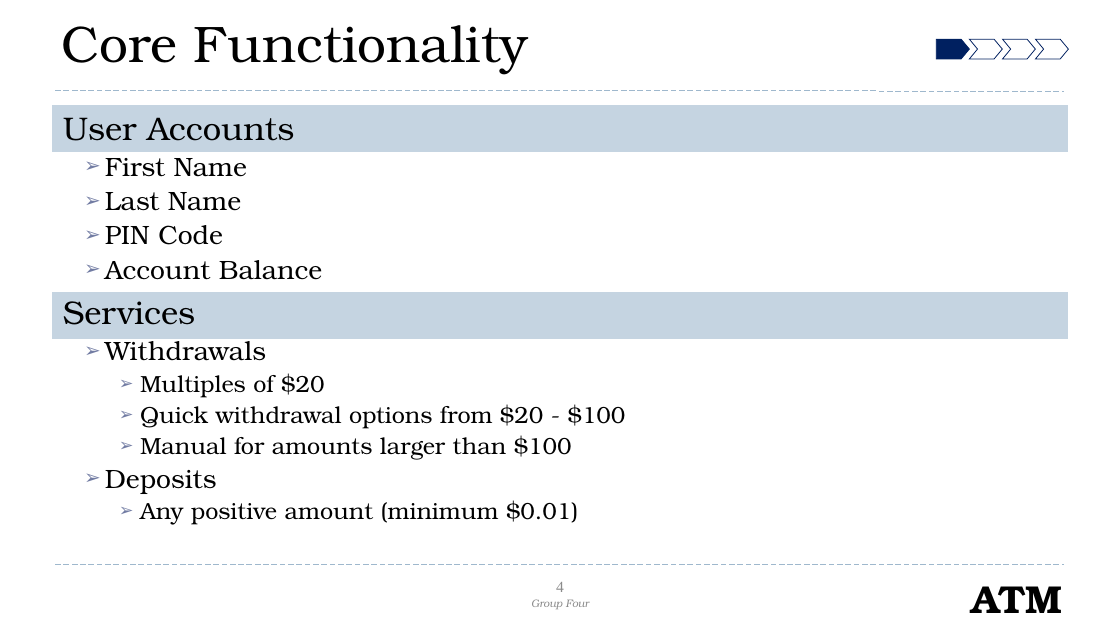
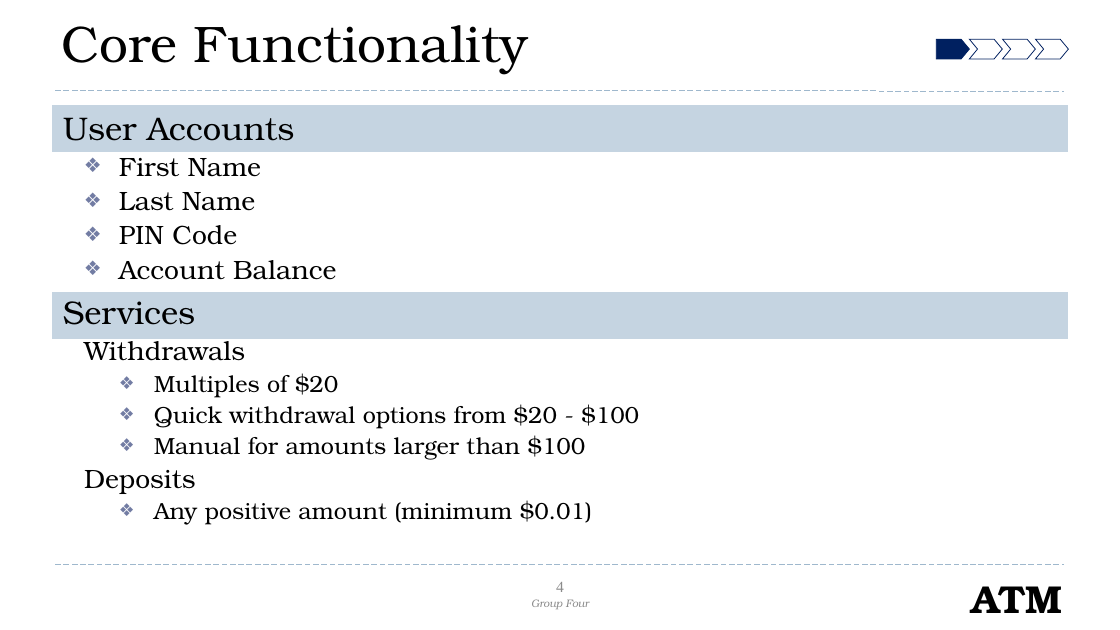
Before and after one commit to mari-husain/csharp-atm, a slide deck: slide 4 of Other/C# Project.pptx. Drawn at 1120x630 pixels with LibreOffice and Linux fonts; fonts in the diff are those of the drawing; background and template pictures are left out. Boxes give left, top, right and bottom in pixels: in the first picture for what was removed or moved away, otherwise in the second. Text is boxed around its words. In the diff, an @@ line names an element or a change of style, - is before the commit and + after.

```diff
--- a/Other/C# Project.pptx
+++ b/Other/C# Project.pptx
@@ text at [84, 151, 639, 525]: bullet ➢ to ❖; bullet ➢ to none @@
```
Also in this commit, not shown: 7 other slides changed, 13 slides added, 5 slides removed.
